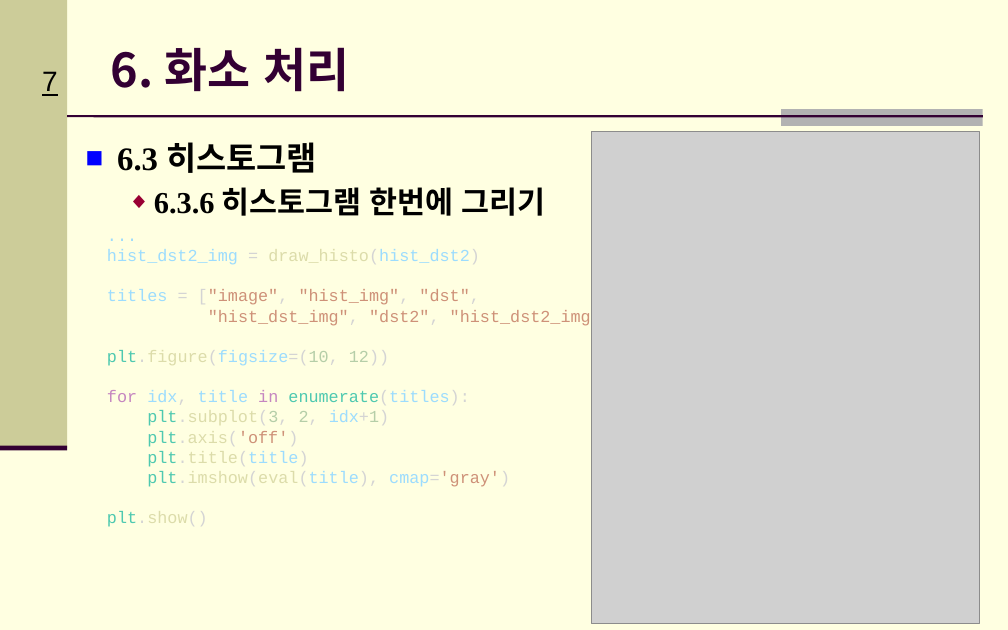
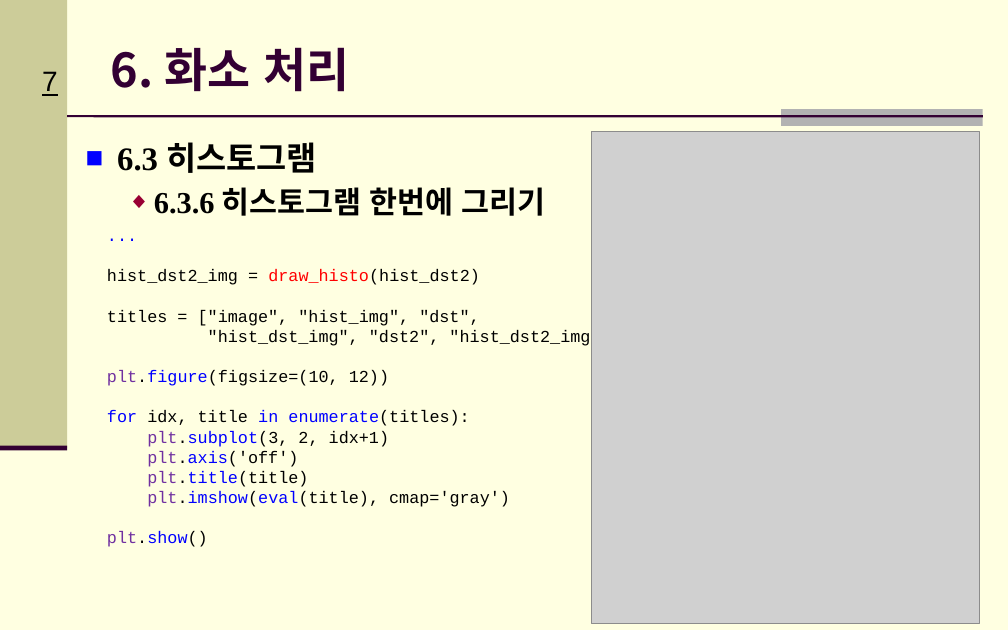
Before and after one commit to Hitbee-dev/OpenCV-Python, a slide deck: slide 7 of 2022-11-08/documents/CH_06 화소 처리.pptx. Drawn at 1008x630 pixels with LibreOffice and Linux fonts; fonts in the diff are those of the drawing; grey boxes stand for pictures; background and template pictures are left out. Boxes give left, top, right and bottom in pixels: in the first picture for what was removed or moved away, otherwise in the second. Text is boxed around its words. In the diff, an @@ line names an element or a change of style, - is before the commit and + after.

```diff
--- a/2022-11-08/documents/CH_06 화소 처리.pptx
+++ b/2022-11-08/documents/CH_06 화소 처리.pptx
@@ text "..." at (x1=107, y1=269, x2=610, y2=547): text colour #9CDCFE to #0000FF in "..."; text colour #9CDCFE to #000000 in "hist_dst2_img draw_histo(hist_dst2)", "titles", "plt.figure(figsize=(10,", "idx, title enumerate(titles):" and 3 more places; text colour #D4D4D4 to #000000 in "= draw_histo(hist_dst2)", "= ["image", "hist_img", "dst",", ""hist_dst_img", "dst2", "hist_dst2_img"]", "plt.figure(figsize=(10, 12))" and 6 more places; text colour #DCDCAA to #FF0000 in "draw_histo(hist_dst2)"; text colour #CE9178 to #000000 in "["image", "hist_img", "dst",", ""hist_dst_img", "dst2", "hist_dst2_img"]", "plt.axis('off')", "cmap='gray')"; text colour #4EC9B0 to #7030A0, text colour #DCDCAA to #0000FF in "plt.figure(figsize=(10,", "plt.subplot(3,", "plt.axis('off')", "plt.title(title)" and 2 more places; text colour #B5CEA8 to #000000 in "plt.figure(figsize=(10, 12))", "plt.subplot(3, 2, idx+1)"; text colour #C586C0 to #0000FF in "for in"; text colour #4EC9B0 to #0000FF in "enumerate(titles):" @@
```
Also in this commit, not shown: 5 other slides changed, 4 slides added, 4 other files.
